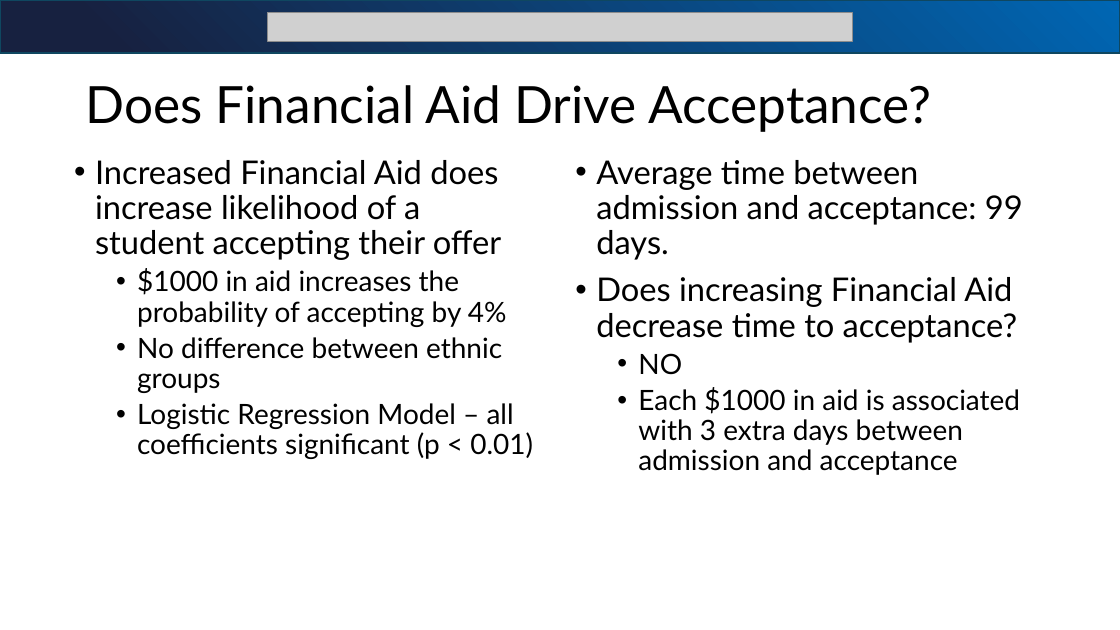
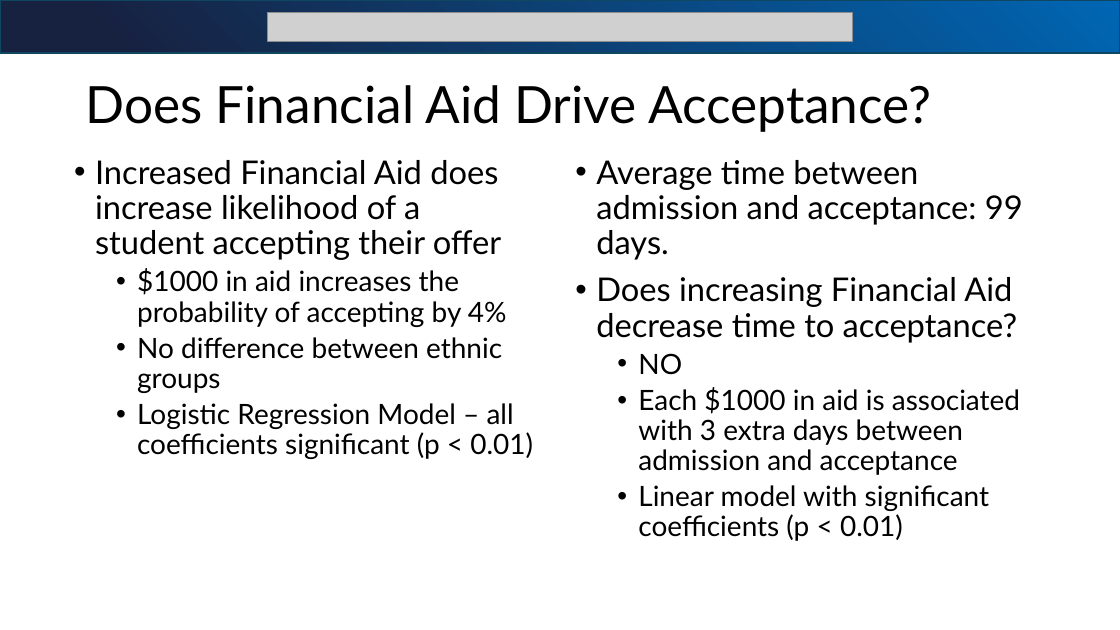
Before and after one commit to bjjefferies/bia_sr_sem_presentation, a slide deck: slide 9 of BIA_SEM_Presentation1.pptx. Drawn at 1120x630 pixels with LibreOffice and Linux fonts; fonts in the diff are those of the drawing; grey boxes stand for pictures. Boxes give left, top, right and bottom in pixels: in the first picture for what was removed or moved away, otherwise in the second. Text is boxed around its words. In the diff, an @@ line names an element or a change of style, - is before the commit and + after.

```diff
--- a/BIA_SEM_Presentation1.pptx
+++ b/BIA_SEM_Presentation1.pptx
@@ text at (x1=638, y1=485, x2=990, y2=541): paragraph added @@
+  • Linear model with significant coefficients (p < 0.01)
```
Also in this commit, not shown: 2 other slides changed, 1 slide added, 4 other files.
